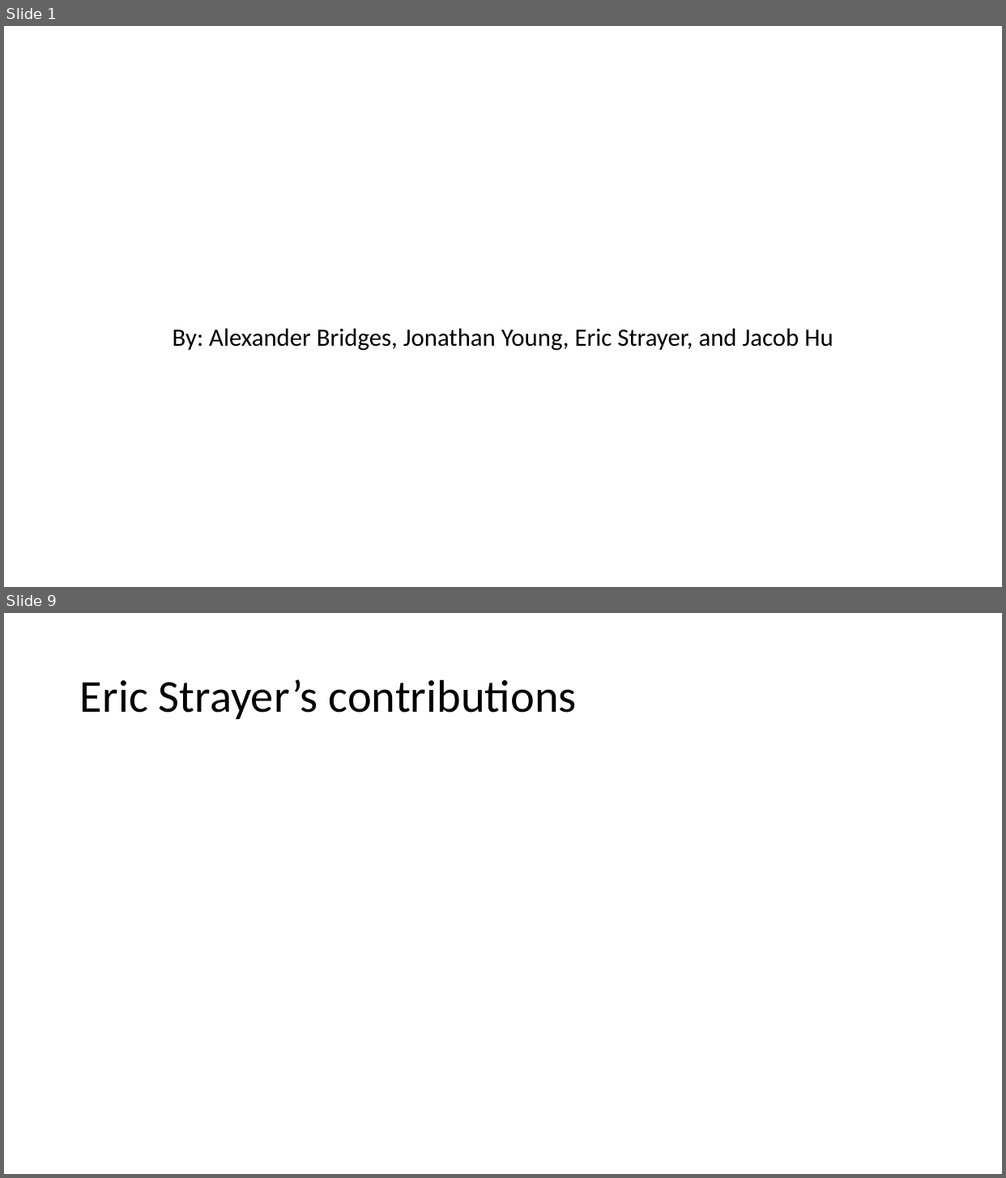
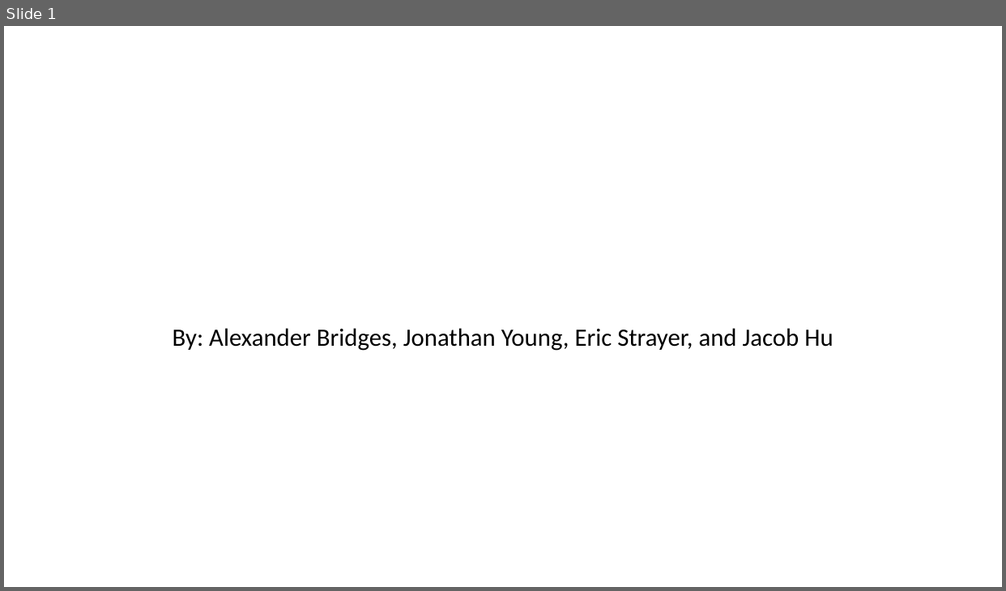
Before and after one commit to acb5649/BAConnect, a slide deck: Course Project Presentation 1.pptx. Shown one above the other, each under a label of ours: slides 1 and 9 before the commit, slide 1 after it; the slides between them are not shown. The pictures are 1006x1178 and 1006x591 pixels, drawn with LibreOffice and Linux fonts; fonts in the diff are those of the drawing. Boxes give left, top, right and bottom in pixels: in the first picture for what was removed or moved away, otherwise in the second. Text is boxed around its words. In the diff, an @@ line names an element or a change of style, - is before the commit and + after.

```diff
--- a/Course Project Presentation 1.pptx
+++ b/Course Project Presentation 1.pptx
@@ slide 9 removed at (4, 613, 1002, 1174), background #FFFFFF @@
@@ title removed at (80, 679, 577, 719) @@
-Eric Strayer’s contributions
```
Also in this commit, not shown: 4 slides changed, 4 other slides removed.
